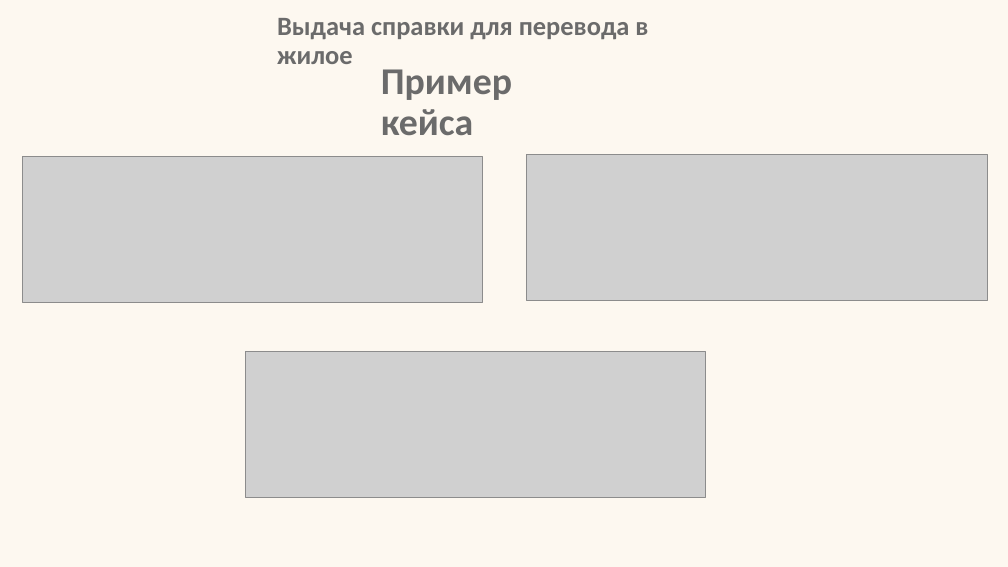
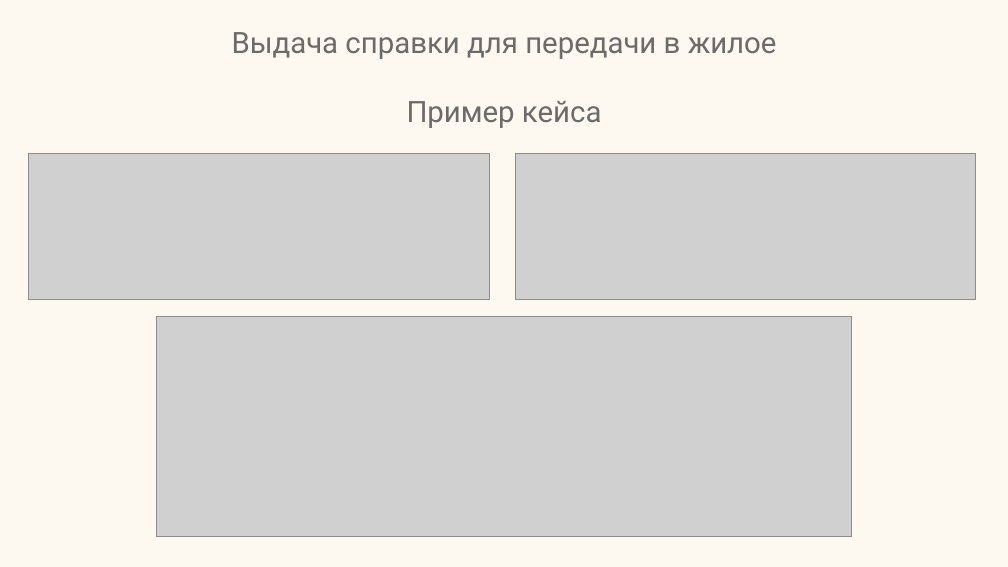
Before and after one commit to inversia/inversia.github.io, a slide deck: slide 15 of presentati/Пример месячного отчёта.pptx. Drawn at 1008x567 pixels with LibreOffice and Linux fonts; fonts in the diff are those of the drawing; grey boxes stand for pictures. Boxes give left, top, right and bottom in pixels: in the first picture for what was removed or moved away, otherwise in the second. Text is boxed around its words. In the diff, an @@ line names an element or a change of style, - is before the commit and + after.

```diff
--- a/presentati/Пример месячного отчёта.pptx
+++ b/presentati/Пример месячного отчёта.pptx
@@ title at [232, 32, 777, 59]: text changed; size 25.2 to 28 pt; font Calibri to Roboto; bold off @@
-Выдача справки для перевода в жилое
+Выдача справки для передачи в жилое
@@ text "Пример кейса": place and size @@
-text "Пример кейса" at [381, 69, 512, 135]
+text "Пример кейса" at [407, 101, 602, 128]
@@ text "Пример кейса" at [407, 101, 602, 128]: size 36 to 28 pt, font Calibri to Roboto, bold off; alignment left to centre @@
@@ picture: place and size @@
-picture at [22, 157, 482, 302]
+picture at [29, 154, 489, 299]
@@ picture: place and size @@
-picture at [527, 154, 988, 300]
+picture at [516, 154, 976, 299]
@@ picture: place and size @@
-picture at [246, 352, 706, 498]
+picture at [157, 316, 852, 536]
```
Also in this commit, not shown: 16 other slides changed, 2 other files.
